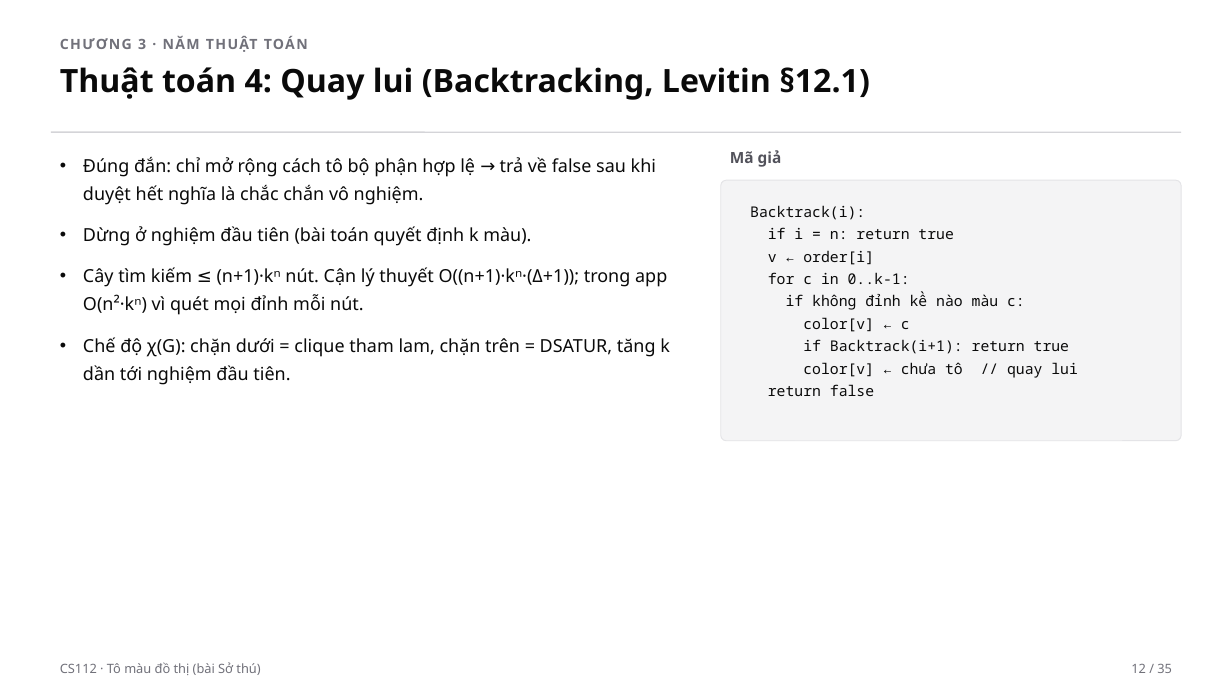
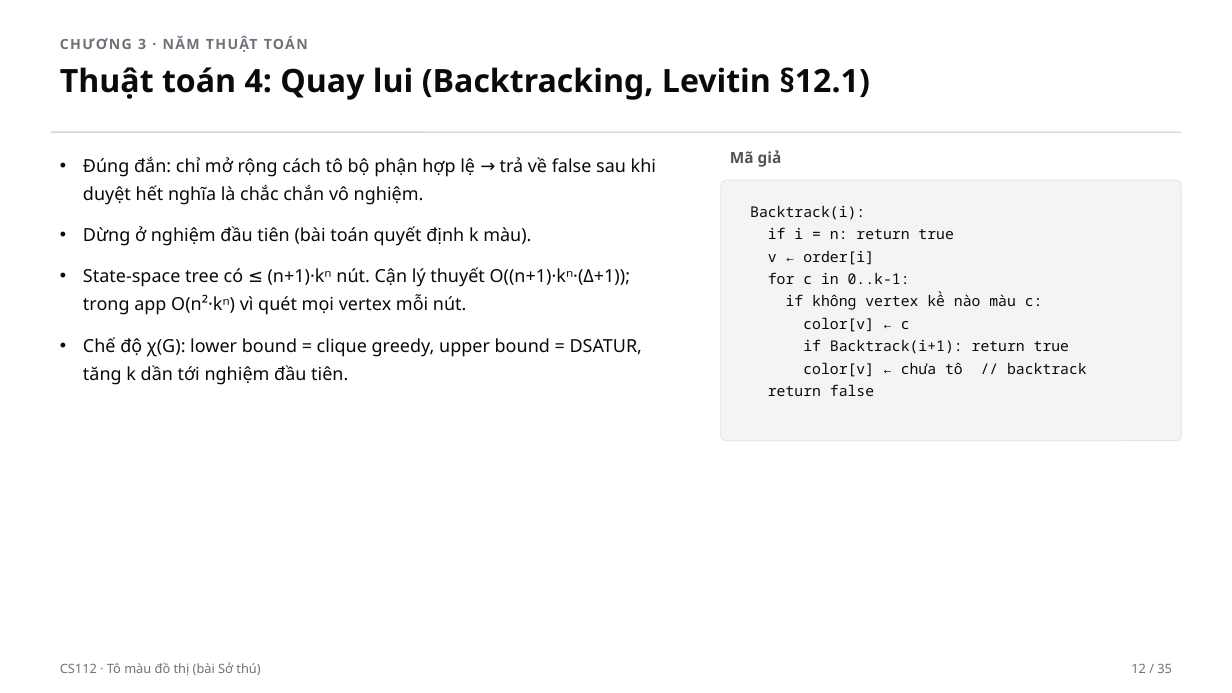
Before and after one commit to tkhieu/algorithm-visualizer, a slide deck: slide 12 of presentation/algorithm-visualizer-video.pptx. Drawn at 1232x693 pixels with LibreOffice and Linux fonts; fonts in the diff are those of the drawing. Boxes give left, top, right and bottom in pixels: in the first picture for what was removed or moved away, otherwise in the second. Text is boxed around its words. In the diff, an @@ line names an element or a change of style, - is before the commit and + after.

```diff
--- a/presentation/algorithm-visualizer-video.pptx
+++ b/presentation/algorithm-visualizer-video.pptx
@@ text at bbox=[83, 267, 642, 385]: text changed @@
-• Cây tìm kiếm ≤ (n+1)·kⁿ nút. Cận lý thuyết O((n+1)·kⁿ·(Δ+1)); trong app O(n²·kⁿ) vì quét mọi đỉnh mỗi nút.
-• Chế độ χ(G): chặn dưới = clique tham lam, chặn trên = DSATUR, tăng k dần tới nghiệm đầu tiên.
+• State-space tree có ≤ (n+1)·kⁿ nút. Cận lý thuyết O((n+1)·kⁿ·(Δ+1)); trong app O(n²·kⁿ) vì quét mọi vertex mỗi nút.
+• Chế độ χ(G): lower bound = clique greedy, upper bound = DSATUR, tăng k dần tới nghiệm đầu tiên.
@@ text at bbox=[786, 293, 1043, 310]: text changed @@
-if không đỉnh kề nào màu c:
+if không vertex kề nào màu c:
@@ text at bbox=[803, 362, 1087, 377]: text changed @@
-color[v] ← chưa tô // quay lui
+color[v] ← chưa tô // backtrack
```
Also in this commit, not shown: 25 other slides changed, 3 other files.
